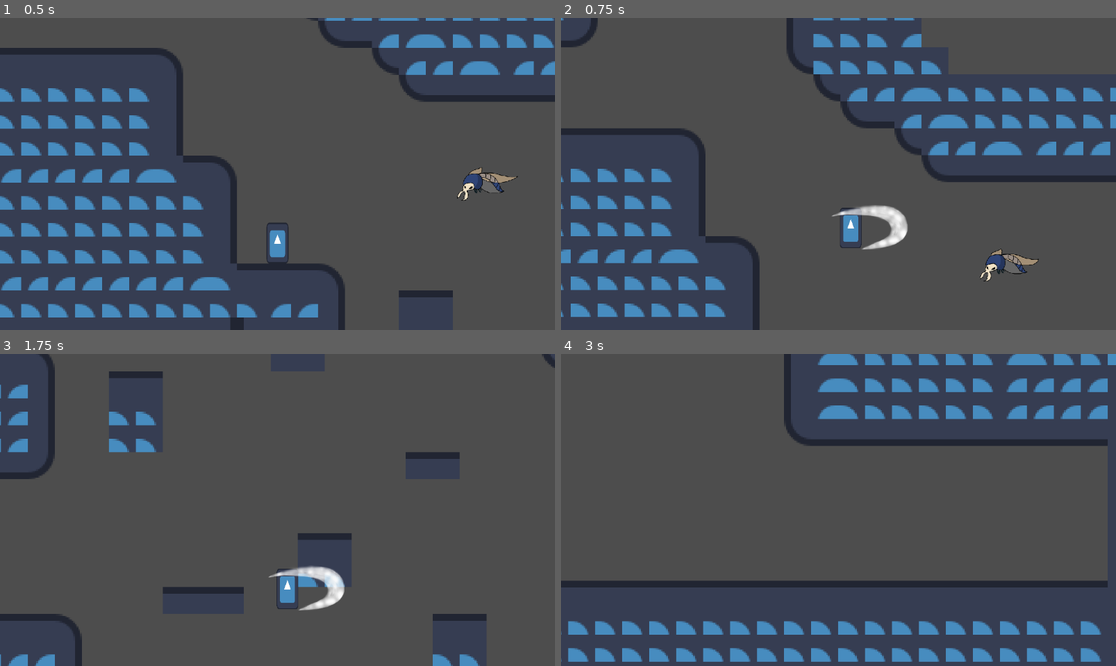
Above: before the commit, frames 1-4 (two rows, left to right).
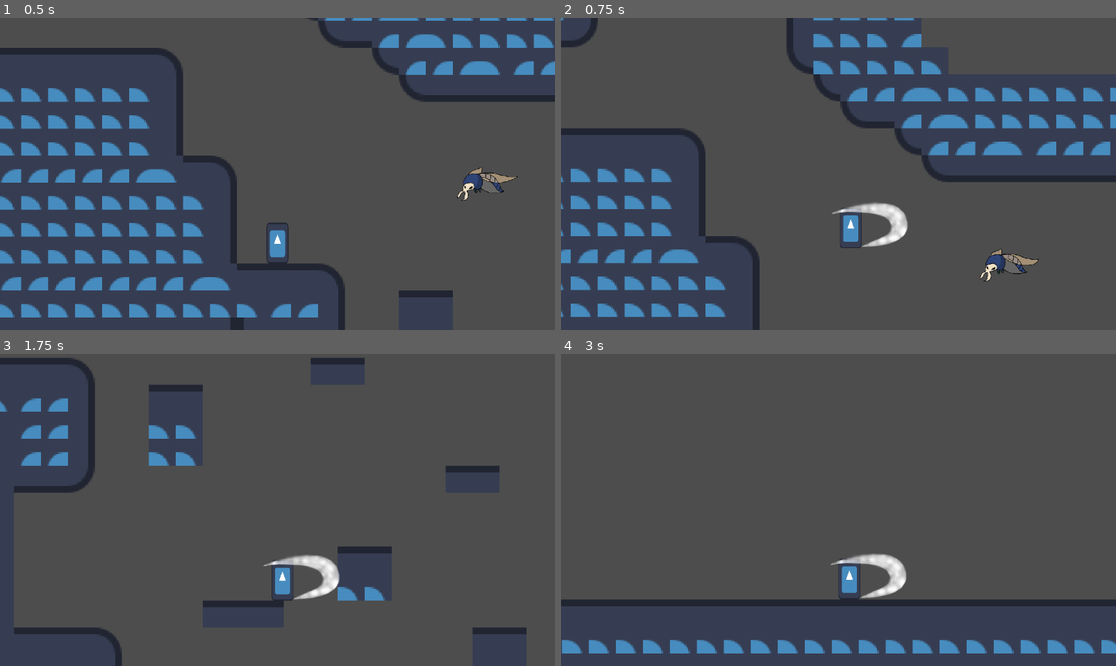
Above: after the commit, the same moments.

Repository: FanaticWorksGames/hollow-knight
Game: Godot game, scene res://assets/Scenes/main.tscn
Two runs of this game, one before a commit and one after it. Both use one fixed random seed, a clock stepped at 60 frames per second and the inputs below. The engine's default icon, where the game draws it, is replaced by a stand-in: a white triangle on a blue panel in a dark square.
Inputs:
- Up to frame 1 (0.5 s): no input
- Up to frame 2 (0.75 s): tap Enter (ui_accept) at 0.5 s; hold Right (ui_right) from 0.53 s (still down); tap , (ui_attack) at 0.6 s
- Up to frame 3 (1.75 s): keep holding Right (ui_right); tap Enter (ui_accept) at 0.77, 0.8, 1.07, 1.35, 1.52 s; tap , (ui_attack) at 1.55 s
- Up to frame 4 (3 s): tap Enter (ui_accept) at 1.82, 2.3 s; release Right (ui_right) at 2.03 s; hold Left (ui_left) 2.03-2.78 s; tap , (ui_attack) at 2.1, 2.85 s; hold Right (ui_right) from 2.78 s (still down)

Frame 1 is identical in both runs. In frame 2, 0.5% of the frame differs, in the area x 48-63%, y 59-75%; in frame 3, 9.6%; in frame 4, 18%, in the area x 0-100%, y 0-99%.
Error before the commit: Invalid call. Nonexistent function 'recieve_damage' in base 'TileMapLayer'. (res://assets/Scenes/attack_left.tscn::GDScript_uolrq:5)

Commit message:
feat: pogo goes brrrrrr
Y los bichos se mueren 👽

Diff:
--- a/assets/GameObjects/bicho_delimiter.tscn
+++ b/assets/GameObjects/BichoDelimiter/bicho_delimiter.tscn
@@ -1,6 +1,6 @@
 [gd_scene format=3 uid="uid://bougej7v6ydtf"]
 
-[ext_resource type="Script" uid="uid://c8q2kyofddxkq" path="res://assets/GameObjects/bicho_delimiter.gd" id="1_7ysmr"]
+[ext_resource type="Script" uid="uid://c8q2kyofddxkq" path="res://assets/GameObjects/BichoDelimiter/bicho_delimiter.gd" id="1_7ysmr"]
 
 [sub_resource type="RectangleShape2D" id="RectangleShape2D_e7cyj"]
 size = Vector2(3.4, 20)
--- a/assets/GameObjects/bicho_suelo_1.gd
+++ b/assets/GameObjects/BichoSuelo1/bicho_suelo_1.gd
@@ -1,10 +1,9 @@
 extends CharacterBody2D
 
 @export var speed = 0.4
-@export var max_health = 12
-@export var health = max_health
 
 @onready var animated_sprite_2d: AnimatedSprite2D = $AnimatedSprite2D
+@onready var health_controller: HealthController = $HealthController
 
 var direction: String = 'left'
 
@@ -37,9 +36,3 @@
 	else:
 		direction = 'left'
 		animated_sprite_2d.flip_h = false
-
-func recieve_damage(damage: int):
-	health -= damage
-	prints("Bicho", health)
-	if health <= 0:
-		queue_free()
--- a/assets/GameObjects/bicho_suelo_1.tscn
+++ b/assets/GameObjects/BichoSuelo1/bicho_suelo_1.tscn
@@ -1,7 +1,8 @@
 [gd_scene format=3 uid="uid://bhry3q3l5w57w"]
 
-[ext_resource type="Script" uid="uid://ohx623xma6cb" path="res://assets/GameObjects/bicho_suelo_1.gd" id="1_0xmha"]
+[ext_resource type="Script" uid="uid://ohx623xma6cb" path="res://assets/GameObjects/BichoSuelo1/bicho_suelo_1.gd" id="1_0xmha"]
 [ext_resource type="Texture2D" uid="uid://cmffewl10e5hb" path="res://assets/Sprites/bichos/bicho_suelo_1/bicho_walk_0000.png" id="2_lotsk"]
+[ext_resource type="Script" uid="uid://cl0icrgjrssb1" path="res://assets/GameObjects/Controllers/health_controller.gd" id="2_lryc3"]
 [ext_resource type="AudioStream" uid="uid://qabnfohe6f6r" path="res://assets/SFX/bicho_suelo_1_walk.mp3" id="3_4gp23"]
 [ext_resource type="Texture2D" uid="uid://5psugv53d7lf" path="res://assets/Sprites/bichos/bicho_suelo_1/bicho_walk_0001.png" id="3_230eo"]
 [ext_resource type="Texture2D" uid="uid://c35qo5bycog22" path="res://assets/Sprites/bichos/bicho_suelo_1/bicho_walk_0002.png" id="4_0liax"]
@@ -40,6 +41,10 @@
 script = ExtResource("1_0xmha")
 speed = 0.5
 
+[node name="HealthController" type="Node" parent="." unique_id=2141164233]
+script = ExtResource("2_lryc3")
+metadata/_custom_type_script = "uid://cl0icrgjrssb1"
+
 [node name="AnimatedSprite2D" type="AnimatedSprite2D" parent="." unique_id=47514341]
 position = Vector2(0, -9)
 sprite_frames = SubResource("SpriteFrames_txx7a")
--- /dev/null
+++ b/assets/GameObjects/BichoVolador1/bicho_volador_1.gd
@@ -0,0 +1 @@
+extends CharacterBody2D
--- a/assets/GameObjects/bicho_volador_1.tscn
+++ b/assets/GameObjects/BichoVolador1/bicho_volador_1.tscn
@@ -1,5 +1,7 @@
 [gd_scene format=3 uid="uid://dh0m5qf4bw4cu"]
 
+[ext_resource type="Script" uid="uid://cswpkvj0p5l0o" path="res://assets/GameObjects/BichoVolador1/bicho_volador_1.gd" id="1_daakn"]
+[ext_resource type="Script" uid="uid://cl0icrgjrssb1" path="res://assets/GameObjects/Controllers/health_controller.gd" id="1_e1aw8"]
 [ext_resource type="Texture2D" uid="uid://c4481jg3oeylm" path="res://assets/Sprites/bichos/bicho_volador_1/bicho_volador_fly0000.png" id="1_tni6t"]
 [ext_resource type="Texture2D" uid="uid://le0mxmlxn2lv" path="res://assets/Sprites/bichos/bicho_volador_1/bicho_volador_fly0001.png" id="2_sg2oh"]
 [ext_resource type="Texture2D" uid="uid://bd5pf28sct1n1" path="res://assets/Sprites/bichos/bicho_volador_1/bicho_volador_fly0002.png" id="3_u5spg"]
@@ -42,6 +44,11 @@
 scale = Vector2(0.2, 0.2)
 collision_layer = 4
 collision_mask = 17
+script = ExtResource("1_daakn")
+
+[node name="HealthController" type="Node" parent="." unique_id=379261352]
+script = ExtResource("1_e1aw8")
+metadata/_custom_type_script = "uid://cl0icrgjrssb1"
 
 [node name="AnimatedSprite2D" type="AnimatedSprite2D" parent="." unique_id=2068040727]
 sprite_frames = SubResource("SpriteFrames_5aw7n")
--- /dev/null
+++ b/assets/GameObjects/Controllers/health_controller.gd
@@ -0,0 +1,11 @@
+class_name HealthController extends Node
+
+@export var max_health = 12
+
+var health = max_health
+
+func receive_damage(damage: int):
+	health -= damage
+
+	if health <= 0:
+		get_parent().queue_free()
--- a/assets/Scenes/attack_Up.tscn
+++ b/assets/GameObjects/Player/attack_Up.tscn
@@ -1,7 +1,8 @@
 [gd_scene format=3 uid="uid://de7hmjxjkjirs"]
 
-[ext_resource type="Texture2D" uid="uid://c5mawu0qib7o0" path="res://assets/Sprites/attacks.png" id="1_rhnqu"]
-[ext_resource type="AudioStream" uid="uid://c5cbqvblc5qe5" path="res://assets/SFX/attack_sound.mp3" id="2_46cab"]
+[ext_resource type="Texture2D" uid="uid://c5mawu0qib7o0" path="res://assets/Sprites/attacks.png" id="1_ibekx"]
+[ext_resource type="PackedScene" uid="uid://euwd24ml2swn" path="res://assets/GameObjects/Player/player_damage_area.tscn" id="2_c77ds"]
+[ext_resource type="AudioStream" uid="uid://c5cbqvblc5qe5" path="res://assets/SFX/attack_sound.mp3" id="3_ei3jv"]
 
 [sub_resource type="GDScript" id="GDScript_wlqp6"]
 script/source = "extends Timer
@@ -10,27 +11,25 @@
 	get_parent().queue_free()
 "
 
-[node name="AttackPogo" type="Marker2D" unique_id=1970116816]
+[node name="AttackUp" type="Marker2D" unique_id=1970116816]
 scale = Vector2(0.15, 0.15)
 gizmo_extents = 27.5
 
 [node name="Sprite2D" type="Sprite2D" parent="." unique_id=1907452460]
 position = Vector2(-20, -130)
-texture = ExtResource("1_rhnqu")
+texture = ExtResource("1_ibekx")
 offset = Vector2(14.83, 0)
 region_enabled = true
 region_rect = Rect2(295, 274, 149, 173)
 
-[node name="Area2D" type="Area2D" parent="Sprite2D" unique_id=1412580181]
-position = Vector2(20, -6.6666665)
-collision_layer = 2
-collision_mask = 20
+[node name="PlayerDamageArea" parent="Sprite2D" unique_id=355654562 instance=ExtResource("2_c77ds")]
 
-[node name="CollisionPolygon2D" type="CollisionPolygon2D" parent="Sprite2D/Area2D" unique_id=1653275139]
+[node name="CollisionPolygon2D" type="CollisionPolygon2D" parent="Sprite2D/PlayerDamageArea" unique_id=1653275139]
+position = Vector2(20, -6.6666565)
 polygon = PackedVector2Array(66.666664, 89.99999, 40, 16.666656, 13.333333, -23.333344, 0, -30, -26.666666, -30, -53.33 …(239 unchanged characters)…
 
 [node name="AttackSound" type="AudioStreamPlayer" parent="Sprite2D" unique_id=428336971]
-stream = ExtResource("2_46cab")
+stream = ExtResource("3_ei3jv")
 autoplay = true
 
 [node name="Timer" type="Timer" parent="." unique_id=1917084237]
--- a/assets/Scenes/attack_left.tscn
+++ b/assets/GameObjects/Player/attack_left.tscn
@@ -1,15 +1,8 @@
 [gd_scene format=3 uid="uid://vc68yhltylc4"]
 
-[ext_resource type="Texture2D" uid="uid://c5mawu0qib7o0" path="res://assets/Sprites/attacks.png" id="1_k3xa2"]
-[ext_resource type="AudioStream" uid="uid://c5cbqvblc5qe5" path="res://assets/SFX/attack_sound.mp3" id="2_wlqp6"]
-
-[sub_resource type="GDScript" id="GDScript_uolrq"]
-script/source = "extends Marker2D
-
-func _on_area_2d_body_entered(body: Node2D) -> void:
-	prints(\"ataque\")
-	body.recieve_damage(4)
-"
+[ext_resource type="Texture2D" uid="uid://c5mawu0qib7o0" path="res://assets/Sprites/attacks.png" id="1_v0gg4"]
+[ext_resource type="PackedScene" uid="uid://euwd24ml2swn" path="res://assets/GameObjects/Player/player_damage_area.tscn" id="2_u52hr"]
+[ext_resource type="AudioStream" uid="uid://c5cbqvblc5qe5" path="res://assets/SFX/attack_sound.mp3" id="3_7peb8"]
 
 [sub_resource type="GDScript" id="GDScript_wlqp6"]
 script/source = "extends Timer
@@ -21,25 +14,22 @@
 [node name="AttackLeft" type="Marker2D" unique_id=1970116816]
 scale = Vector2(0.15, 0.15)
 gizmo_extents = 27.5
-script = SubResource("GDScript_uolrq")
 
 [node name="Sprite2D" type="Sprite2D" parent="." unique_id=1907452460]
-position = Vector2(-60, -10)
-texture = ExtResource("1_k3xa2")
+position = Vector2(-60, -16.666664)
+texture = ExtResource("1_v0gg4")
 offset = Vector2(14.83, 0)
 region_enabled = true
 region_rect = Rect2(17, 15, 303, 178)
 
-[node name="Area2D" type="Area2D" parent="Sprite2D" unique_id=1412580181]
-collision_layer = 2
-collision_mask = 20
+[node name="DamageArea" parent="Sprite2D" unique_id=355654562 instance=ExtResource("2_u52hr")]
 
-[node name="CollisionPolygon2D" type="CollisionPolygon2D" parent="Sprite2D/Area2D" unique_id=1757096918]
+[node name="CollisionPolygon2D2" type="CollisionPolygon2D" parent="Sprite2D/DamageArea" unique_id=77451076]
 visible = false
 polygon = PackedVector2Array(166, -44, 70, -79, 2, -89, -70, -82, -105, -66, -137, -17, -135, 18, -116, 49, -70, 74, -21, 86, 52, 89, -12, 60, -60, 32, -69, 8, -62, -18, -33, -38, 29, -49, 99, -52)
 
 [node name="AttackSound" type="AudioStreamPlayer" parent="Sprite2D" unique_id=428336971]
-stream = ExtResource("2_wlqp6")
+stream = ExtResource("3_7peb8")
 autoplay = true
 
 [node name="Timer" type="Timer" parent="." unique_id=1917084237]
@@ -47,5 +37,4 @@
 autostart = true
 script = SubResource("GDScript_wlqp6")
 
-[connection signal="body_entered" from="Sprite2D/Area2D" to="." method="_on_area_2d_body_entered"]
 [connection signal="timeout" from="Timer" to="Timer" method="_on_timeout"]
--- a/assets/Scenes/attack_pogo.tscn
+++ b/assets/GameObjects/Player/attack_pogo.tscn
@@ -1,7 +1,8 @@
 [gd_scene format=3 uid="uid://bpvgfb6hih3o1"]
 
-[ext_resource type="Texture2D" uid="uid://c5mawu0qib7o0" path="res://assets/Sprites/attacks.png" id="1_n8cg6"]
-[ext_resource type="AudioStream" uid="uid://c5cbqvblc5qe5" path="res://assets/SFX/attack_sound.mp3" id="2_grt28"]
+[ext_resource type="Texture2D" uid="uid://c5mawu0qib7o0" path="res://assets/Sprites/attacks.png" id="1_jje3h"]
+[ext_resource type="PackedScene" uid="uid://euwd24ml2swn" path="res://assets/GameObjects/Player/player_damage_area.tscn" id="2_hkjyj"]
+[ext_resource type="AudioStream" uid="uid://c5cbqvblc5qe5" path="res://assets/SFX/attack_sound.mp3" id="3_1lcux"]
 
 [sub_resource type="GDScript" id="GDScript_wlqp6"]
 script/source = "extends Timer
@@ -16,21 +17,19 @@
 
 [node name="Sprite2D" type="Sprite2D" parent="." unique_id=1907452460]
 position = Vector2(-20, 80)
-texture = ExtResource("1_n8cg6")
+texture = ExtResource("1_jje3h")
 offset = Vector2(14.83, 0)
 region_enabled = true
 region_rect = Rect2(71, 256, 141, 188)
 
-[node name="Area2D" type="Area2D" parent="Sprite2D" unique_id=1412580181]
-position = Vector2(20, -6.6666665)
-collision_layer = 2
-collision_mask = 20
+[node name="PlayerDamageArea" parent="Sprite2D" unique_id=355654562 instance=ExtResource("2_hkjyj")]
 
-[node name="CollisionPolygon2D" type="CollisionPolygon2D" parent="Sprite2D/Area2D" unique_id=1454351964]
+[node name="CollisionPolygon2D" type="CollisionPolygon2D" parent="Sprite2D/PlayerDamageArea" unique_id=1454351964]
+position = Vector2(20, -6.6666718)
 polygon = PackedVector2Array(-53.333332, -46.666668, -53.333332, -13.333333, -40, 26.666666, -13.333333, 46.666664, 13. …(293 unchanged characters)…
 
 [node name="AttackSound" type="AudioStreamPlayer" parent="Sprite2D" unique_id=428336971]
-stream = ExtResource("2_grt28")
+stream = ExtResource("3_1lcux")
 autoplay = true
 
 [node name="Timer" type="Timer" parent="." unique_id=1917084237]
--- a/assets/Scenes/attack_right.tscn
+++ b/assets/GameObjects/Player/attack_right.tscn
@@ -1,16 +1,8 @@
 [gd_scene format=3 uid="uid://bfp3eugthmg5o"]
 
-[ext_resource type="Texture2D" uid="uid://c5mawu0qib7o0" path="res://assets/Sprites/attacks.png" id="1_e1fga"]
-[ext_resource type="AudioStream" uid="uid://c5cbqvblc5qe5" path="res://assets/SFX/attack_sound.mp3" id="2_th0fu"]
-
-[sub_resource type="GDScript" id="GDScript_e1fga"]
-script/source = "extends Marker2D
-
-
-
-func _on_area_2d_body_entered(body: Node2D) -> void:
-	pass # Replace with function body.
-"
+[ext_resource type="Texture2D" uid="uid://c5mawu0qib7o0" path="res://assets/Sprites/attacks.png" id="1_uqr1p"]
+[ext_resource type="PackedScene" uid="uid://euwd24ml2swn" path="res://assets/GameObjects/Player/player_damage_area.tscn" id="2_4msy8"]
+[ext_resource type="AudioStream" uid="uid://c5cbqvblc5qe5" path="res://assets/SFX/attack_sound.mp3" id="3_1gsjo"]
 
 [sub_resource type="GDScript" id="GDScript_wlqp6"]
 script/source = "extends Timer
@@ -22,24 +14,23 @@
 [node name="AttackRight" type="Marker2D" unique_id=1970116816]
 scale = Vector2(0.15, 0.15)
 gizmo_extents = 27.5
-script = SubResource("GDScript_e1fga")
 
 [node name="Sprite2D" type="Sprite2D" parent="." unique_id=1907452460]
-position = Vector2(60, -10)
-texture = ExtResource("1_e1fga")
+position = Vector2(60, -20)
+texture = ExtResource("1_uqr1p")
 offset = Vector2(14.83, 0)
 region_enabled = true
 region_rect = Rect2(359, 13, 302, 178)
 
-[node name="Area2D" type="Area2D" parent="Sprite2D" unique_id=1412580181]
-collision_layer = 2
-collision_mask = 20
+[node name="PlayerDamageArea" parent="Sprite2D" unique_id=355654562 instance=ExtResource("2_4msy8")]
+position = Vector2(-60, 10)
 
-[node name="CollisionPolygon2D" type="CollisionPolygon2D" parent="Sprite2D/Area2D" unique_id=1118454175]
+[node name="CollisionPolygon2D" type="CollisionPolygon2D" parent="Sprite2D/PlayerDamageArea" unique_id=1118454175]
+position = Vector2(60, -10)
 polygon = PackedVector2Array(-130, -43.333332, -83.333336, -50, -36.66667, -50, 29.999996, -43.333332, 70, -30, 90, -16 …(317 unchanged characters)…
 
 [node name="AttackSound" type="AudioStreamPlayer" parent="Sprite2D" unique_id=428336971]
-stream = ExtResource("2_th0fu")
+stream = ExtResource("3_1gsjo")
 autoplay = true
 
 [node name="Timer" type="Timer" parent="." unique_id=1917084237]
@@ -47,5 +38,4 @@
 autostart = true
 script = SubResource("GDScript_wlqp6")
 
-[connection signal="body_entered" from="Sprite2D/Area2D" to="." method="_on_area_2d_body_entered"]
 [connection signal="timeout" from="Timer" to="Timer" method="_on_timeout"]
--- /dev/null
+++ b/assets/GameObjects/Player/player.gd
@@ -0,0 +1,86 @@
+class_name Player extends CharacterBody2D
+
+@export var SPEED = 150.0
+@export var JUMP_VELOCITY = -200.0
+@export var KNOCKBACK_STRENGTH = 100.0
+@export var POGO_STRENGTH = 250.0
+
+const ATTACK_LEFT = preload("uid://vc68yhltylc4")
+const ATTACK_RIGHT = preload("uid://bfp3eugthmg5o")
+const ATTACK_UP = preload("uid://de7hmjxjkjirs")
+const ATTACK_POGO = preload("uid://bpvgfb6hih3o1")
+
+var last_dir_looked: int = 1 # -1 LEFT / 1 RIGHT
+var last_dir_attacked: Vector2 = Vector2.RIGHT
+
+var knockback_force: Vector2 = Vector2.ZERO
+var knockback_timer: float = 0.0
+var knockback_duration: float = 0.1
+
+func _unhandled_input(event: InputEvent) -> void:
+	# Attack
+	if Input.is_action_just_pressed("ui_attack"):
+		# DOWN (POGO)
+		if Input.is_action_pressed("ui_down"):
+			last_dir_attacked = Vector2.DOWN
+			add_child(ATTACK_POGO.instantiate(), true)
+
+		# UP
+		elif Input.is_action_pressed("ui_up"):
+			last_dir_attacked = Vector2.UP
+			add_child(ATTACK_UP.instantiate(), true)
+
+		# LEFT
+		elif last_dir_looked < 0:
+			last_dir_attacked = Vector2.LEFT
+			add_child(ATTACK_LEFT.instantiate(), true)
+
+		# RIGHT
+		else:
+			last_dir_attacked = Vector2.RIGHT
+			add_child(ATTACK_RIGHT.instantiate(), true)
+
+func _physics_process(delta: float) -> void:
+	# Gravity
+	if not is_on_floor():
+		velocity += get_gravity() * delta
+
+	# Knockback
+	if knockback_timer > 0:
+		knockback_timer -= delta
+	else:
+		# Movement
+		var direction := Input.get_axis("ui_left", "ui_right")
+		if direction:
+			velocity.x = direction * SPEED
+		else:
+			velocity.x = move_toward(velocity.x, 0, SPEED)
+
+		if velocity.x != 0:
+			last_dir_looked = sign(velocity.x)
+
+		# Jump
+		if Input.is_action_just_pressed("ui_accept") and is_on_floor():
+			velocity.y = JUMP_VELOCITY
+
+	# Apply knockback once
+	if knockback_force != Vector2.ZERO:
+		velocity = knockback_force
+		knockback_force = Vector2.ZERO
+
+	move_and_slide()
+
+func knock_back():
+	var strength = KNOCKBACK_STRENGTH
+
+	# POGO
+	if last_dir_attacked == Vector2.DOWN:
+		strength = POGO_STRENGTH
+
+	knockback_force = -last_dir_attacked * strength
+
+	knockback_timer = knockback_duration
+
+func kill():
+	print_debug("You ded :(")
+	position = Vector2(-110.0, -2.0)
--- a/assets/GameObjects/player.tscn
+++ b/assets/GameObjects/Player/player.tscn
@@ -1,6 +1,6 @@
 [gd_scene format=3 uid="uid://yohsy0mu32xx"]
 
-[ext_resource type="Script" uid="uid://ceoghab0ncrsv" path="res://assets/GameObjects/player.gd" id="1_84ryv"]
+[ext_resource type="Script" uid="uid://ceoghab0ncrsv" path="res://assets/GameObjects/Player/player.gd" id="1_84ryv"]
 [ext_resource type="Texture2D" uid="uid://cbjukl5mee370" path="res://assets/Sprites/icon.svg" id="1_er7oi"]
 
 [sub_resource type="AtlasTexture" id="AtlasTexture_84ryv"]
--- /dev/null
+++ b/assets/GameObjects/Player/player_damage_area.gd
@@ -0,0 +1,14 @@
+class_name PlayerDamageArea extends Area2D
+
+@onready var player: Player = get_parent().get_parent().get_parent()
+
+func _on_body_entered(body: Node2D) -> void:
+	var health_controller: HealthController = body.get_node_or_null("HealthController")
+
+	if health_controller:
+		health_controller.receive_damage(4)
+
+	player.knock_back()
+
+	set_collision_layer_value(3, false) # Enemy
+	set_collision_layer_value(5, false) # Wall
--- /dev/null
+++ b/assets/GameObjects/Player/player_damage_area.tscn
@@ -0,0 +1,10 @@
+[gd_scene format=3 uid="uid://euwd24ml2swn"]
+
+[ext_resource type="Script" uid="uid://dxudv72u1vgr4" path="res://assets/GameObjects/Player/player_damage_area.gd" id="1_bk6sb"]
+
+[node name="PlayerDamageArea" type="Area2D" unique_id=355654562]
+collision_layer = 2
+collision_mask = 20
+script = ExtResource("1_bk6sb")
+
+[connection signal="body_entered" from="." to="." method="_on_body_entered"]
--- a/assets/GameObjects/player.gd
+++ /dev/null
@@ -1,49 +0,0 @@
-class_name Player extends CharacterBody2D
-
-@export var SPEED = 150.0
-@export var JUMP_VELOCITY = -200.0
-
-const ATTACK_LEFT = preload("uid://vc68yhltylc4")
-const ATTACK_RIGHT = preload("uid://bfp3eugthmg5o")
-const ATTACK_UP = preload("uid://de7hmjxjkjirs")
-const ATTACK_POGO = preload("uid://bpvgfb6hih3o1")
-
-var last_dir_looked = 1
-
-func _physics_process(delta: float) -> void:
-	# Add the gravity.
-	if not is_on_floor():
-		velocity += get_gravity() * delta
-
-	# Handle jump.
-	if Input.is_action_just_pressed("ui_accept") and is_on_floor():
-		velocity.y = JUMP_VELOCITY
-
-	# Get the input direction and handle the movement/deceleration.
-	# As good practice, you should replace UI actions with custom gameplay actions.
-	var direction := Input.get_axis("ui_left", "ui_right")
-	if direction:
-		velocity.x = direction * SPEED
-	else:
-		velocity.x = move_toward(velocity.x, 0, SPEED)
-	if velocity.x != 0:
-		last_dir_looked = velocity.x
-
-	move_and_slide()
-
-	if Input.is_action_just_pressed("ui_attack"):
-		if Input.is_action_pressed("ui_down"):
-			add_child(ATTACK_POGO.instantiate(), true)
-		elif Input.is_action_pressed("ui_up"):
-			add_child(ATTACK_UP.instantiate(), true)
-		elif last_dir_looked < 0:
-			add_child(ATTACK_LEFT.instantiate(), true)
-		elif last_dir_looked > 0:
-			add_child(ATTACK_RIGHT.instantiate(), true)
-
-func kill():
-	print_debug("You ded :(")
-	var x_position: float = -110.0
-	var y_position: float = -2.0
-
-	position = Vector2(x_position, y_position)
--- a/assets/Scenes/main.tscn
+++ b/assets/Scenes/main.tscn
@@ -1,11 +1,11 @@
 [gd_scene format=4 uid="uid://dckgnnhbevn5d"]
 
 [ext_resource type="AudioStream" uid="uid://cx0vh3ox4ksug" path="res://assets/Music/Greenpath OST, but everything is my voice.mp3" id="1_4p776"]
-[ext_resource type="PackedScene" uid="uid://yohsy0mu32xx" path="res://assets/GameObjects/player.tscn" id="2_d7j2g"]
+[ext_resource type="PackedScene" uid="uid://yohsy0mu32xx" path="res://assets/GameObjects/Player/player.tscn" id="2_d7j2g"]
 [ext_resource type="Texture2D" uid="uid://cbjukl5mee370" path="res://assets/Sprites/icon.svg" id="3_d7j2g"]
-[ext_resource type="PackedScene" uid="uid://bhry3q3l5w57w" path="res://assets/GameObjects/bicho_suelo_1.tscn" id="4_dwccm"]
-[ext_resource type="PackedScene" uid="uid://bougej7v6ydtf" path="res://assets/GameObjects/bicho_delimiter.tscn" id="5_w34p4"]
-[ext_resource type="PackedScene" uid="uid://dh0m5qf4bw4cu" path="res://assets/GameObjects/bicho_volador_1.tscn" id="6_rbwhl"]
+[ext_resource type="PackedScene" uid="uid://bhry3q3l5w57w" path="res://assets/GameObjects/BichoSuelo1/bicho_suelo_1.tscn" id="4_dwccm"]
+[ext_resource type="PackedScene" uid="uid://bougej7v6ydtf" path="res://assets/GameObjects/BichoDelimiter/bicho_delimiter.tscn" id="5_w34p4"]
+[ext_resource type="PackedScene" uid="uid://dh0m5qf4bw4cu" path="res://assets/GameObjects/BichoVolador1/bicho_volador_1.tscn" id="6_rbwhl"]
 
 [sub_resource type="TileSetAtlasSource" id="TileSetAtlasSource_d7j2g"]
 texture = ExtResource("3_d7j2g")
--- a/default_bus_layout.tres
+++ b/default_bus_layout.tres
@@ -5,5 +5,5 @@
 bus/1/solo = false
 bus/1/mute = false
 bus/1/bypass_fx = false
-bus/1/volume_db = 5.026764
+bus/1/volume_db = 5.2267437
 bus/1/send = &"Master"
Renamed: assets/GameObjects/bicho_delimiter.gd -> assets/GameObjects/BichoDelimiter/bicho_delimiter.gd
Renamed: assets/GameObjects/bicho_delimiter.gd.uid -> assets/GameObjects/BichoDelimiter/bicho_delimiter.gd.uid
Renamed: assets/GameObjects/bicho_suelo_1.gd.uid -> assets/GameObjects/BichoSuelo1/bicho_suelo_1.gd.uid
Not shown, added: assets/GameObjects/BichoVolador1/bicho_volador_1.gd.uid
Not shown, added: assets/GameObjects/Controllers/health_controller.gd.uid
Renamed: assets/GameObjects/player.gd.uid -> assets/GameObjects/Player/player.gd.uid
Not shown, added: assets/GameObjects/Player/player_damage_area.gd.uid
